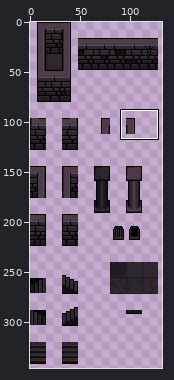
Sprite sheet: Developpement/front/assets/img/map/AssetsDG2.png. Above, an overview of the earlier version with the close-up marked.
Close-up. The starting point:
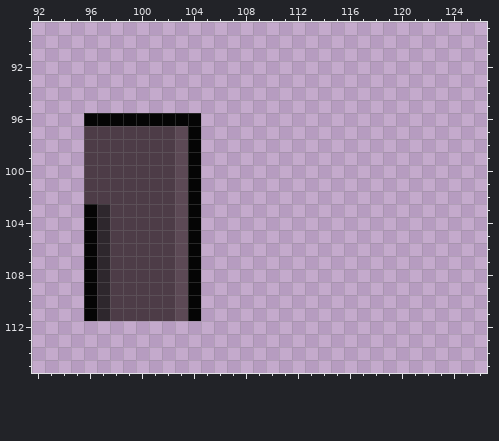
The file is 144x352 pixels. Colours within 5 levels of each other are drawn and written as one. Shown: x 92..126, y 89..115. The wide view leaves out empty margins.
Once edited:
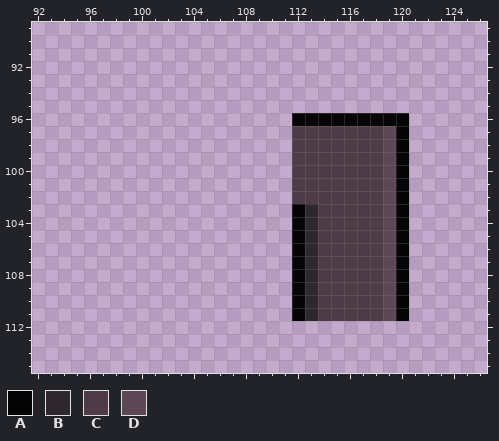
Palette (. is transparent): A #050505  B #2e272d  C #4d3c47  D #5c4955
Difference:
Colour A is added in row 96 at x 112 to 120; in rows 97 to 102 at x 120; in rows 103 to 111 at x 112 and 120.
Colour B is added in rows 103 to 111 at x 113.
Colour C is added in rows 97 to 102 at x 112 to 118; in rows 103 to 111 at x 114 to 118.
Colour D is added in rows 97 to 111 at x 119.
Colour A is removed in row 96 at x 96 to 104; in rows 97 to 102 at x 104; in rows 103 to 111 at x 96 and 104.
Colour B is removed in rows 103 to 111 at x 97.
Colour C is removed in rows 97 to 102 at x 96 to 102; in rows 103 to 111 at x 98 to 102.
Colour D is removed in rows 97 to 111 at x 103.
Pixel boxes of the changes (left, top, right, bottom) in both close-ups:
erased: (84, 113, 201, 321)
added: (292, 113, 409, 321)
